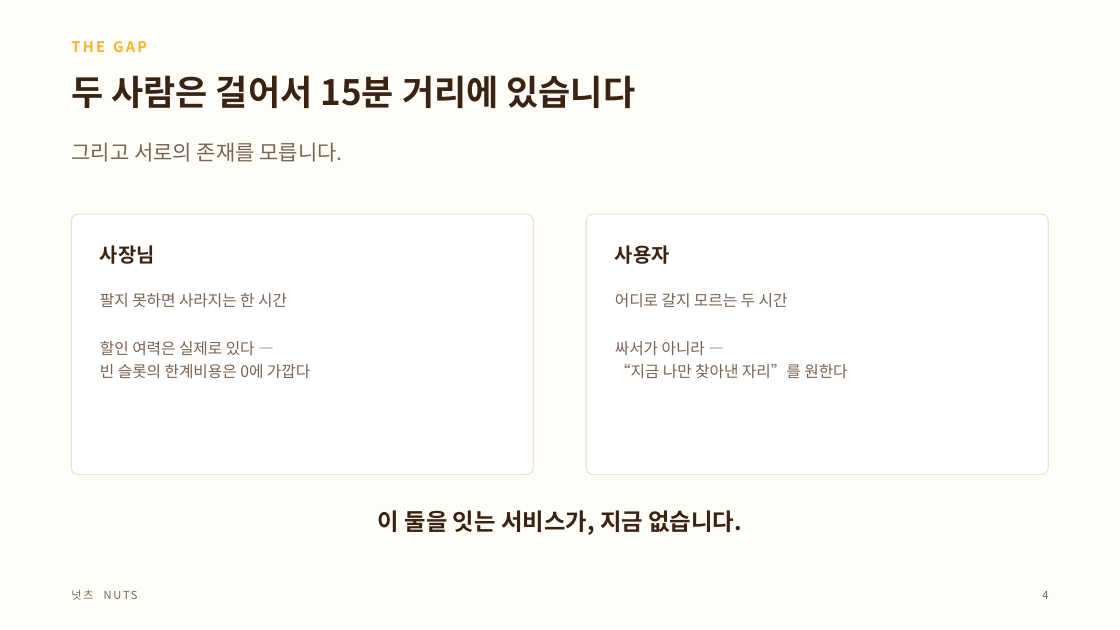
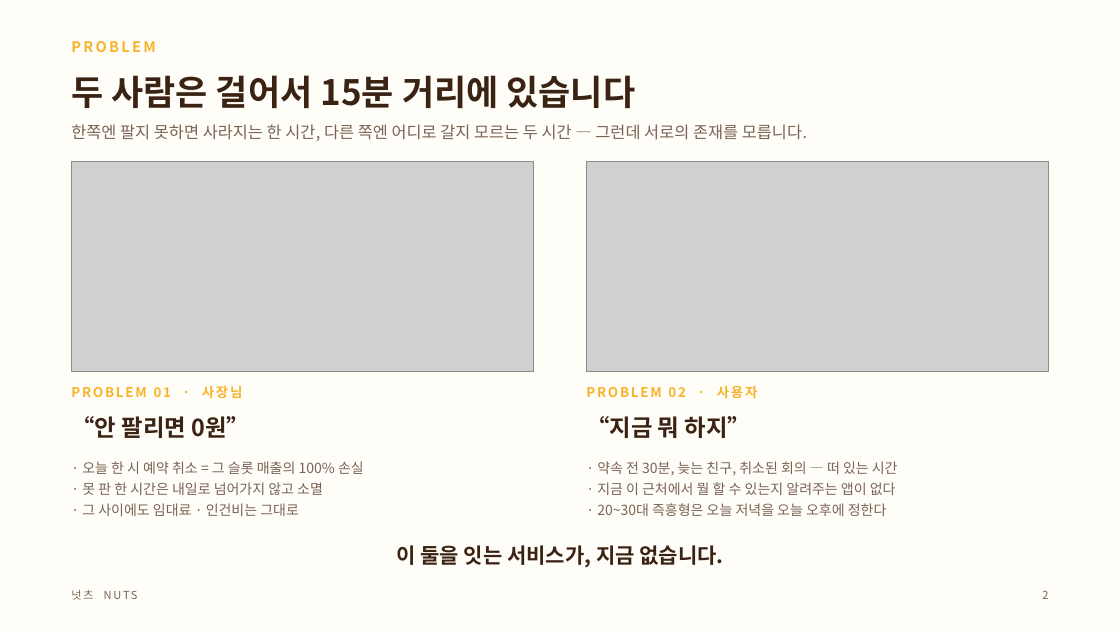
Before and after one commit to neti84-design/LMBA, a slide deck: slide 2 of 넛츠_IR덱.pptx (slide 4 before the commit). Drawn at 1120x630 pixels with LibreOffice and Linux fonts; fonts in the diff are those of the drawing; grey boxes stand for pictures. Boxes give left, top, right and bottom in pixels: in the first picture for what was removed or moved away, otherwise in the second. Text is boxed around its words. In the diff, an @@ line names an element or a change of style, - is before the commit and + after.

```diff
--- a/넛츠_IR덱.pptx
+++ b/넛츠_IR덱.pptx
@@ text at <box>71,41,156,52</box>: text changed @@
-THE GAP
+PROBLEM
@@ text at <box>71,124,807,141</box>: text changed; size 18 to 14 pt @@
-그리고 서로의 존재를 모릅니다.
+한쪽엔 팔지 못하면 사라지는 한 시간, 다른 쪽엔 어디로 갈지 모르는 두 시간 — 그런데 서로의 존재를 모릅니다.
@@ picture added at <box>71,161,534,371</box> @@
@@ picture added at <box>586,161,1049,371</box> @@
@@ rounded rectangle removed at <box>71,214,534,475</box> @@
@@ rounded rectangle removed at <box>586,214,1049,475</box> @@
@@ text removed at <box>100,293,310,378</box> @@
-팔지 못하면 사라지는 한 시간
-할인 여력은 실제로 있다 —
-빈 슬롯의 한계비용은 0에 가깝다
@@ text removed at <box>615,293,847,378</box> @@
-어디로 갈지 모르는 두 시간
-싸서가 아니라 —
-“지금 나만 찾아낸 자리”를 원한다
@@ text at <box>71,385,243,398</box>: text changed; size 17 to 11.5 pt; text colour #3B2314 to #F7B32B @@
-사장님
+PROBLEM 01 · 사장님
@@ text at <box>586,385,758,398</box>: text changed; size 17 to 11.5 pt; text colour #3B2314 to #F7B32B @@
-사용자
+PROBLEM 02 · 사용자
@@ text added at <box>71,416,250,438</box>, 20 pt, text #3B2314, bold @@
+“안 팔리면 0원”
@@ text added at <box>586,416,751,438</box>, 20 pt, text #3B2314, bold @@
+“지금 뭐 하지”
@@ text added at <box>82,461,364,516</box>, 12 pt, text #7A6353 @@
+· 오늘 한 시 예약 취소 = 그 슬롯 매출의 100% 손실
+· 못 판 한 시간은 내일로 넘어가지 않고 소멸
+· 그 사이에도 임대료 · 인건비는 그대로
@@ text added at <box>597,461,898,516</box>, 12 pt, text #7A6353 @@
+· 약속 전 30분, 늦는 친구, 취소된 회의 — 떠 있는 시간
+· 지금 이 근처에서 뭘 할 수 있는지 알려주는 앱이 없다
+· 20~30대 즉흥형은 오늘 저녁을 오늘 오후에 정한다
@@ text "이 둘을 잇는 서비스가, 지금 ...": place and size @@
-text "이 둘을 잇는 서비스가, 지금 ..." at <box>378,510,742,535</box>
+text "이 둘을 잇는 서비스가, 지금 ..." at <box>396,545,724,567</box>
@@ text "이 둘을 잇는 서비스가, 지금 ..." at <box>396,545,724,567</box>: size 20 to 18 pt; line spacing 27pt to 24.3pt @@
@@ text at <box>1042,591,1048,599</box>: text changed @@
-4
+2
```
Also in this commit, not shown: 3 other slides changed, 8 slides added, 10 slides removed, 9 other files.
